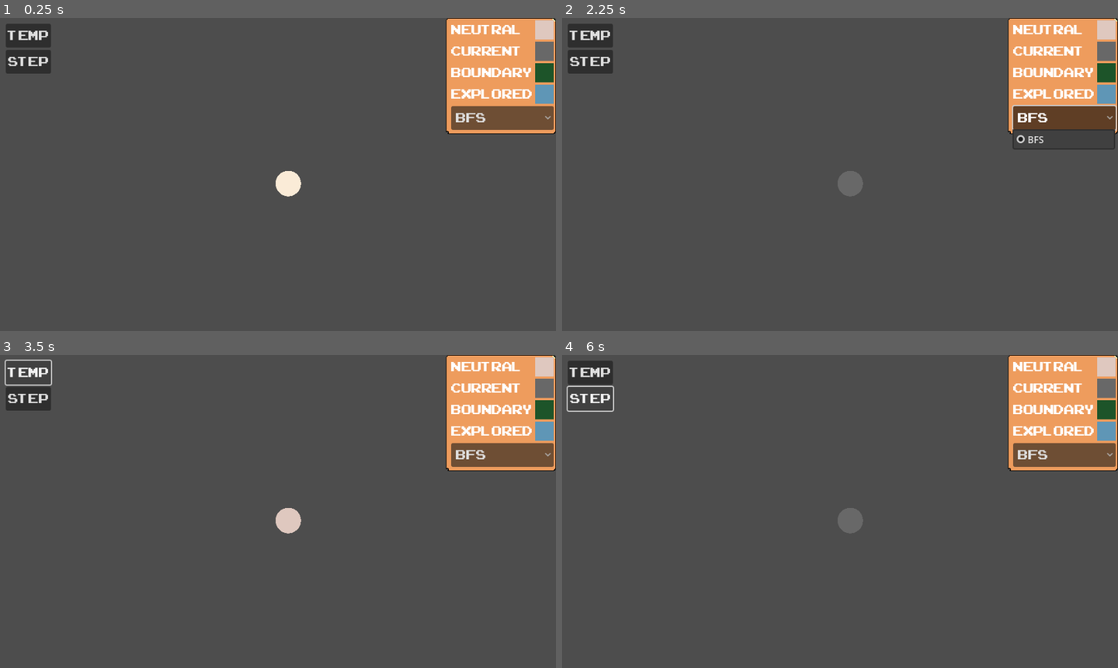
Above: before the commit, frames 1-4 (two rows, left to right).
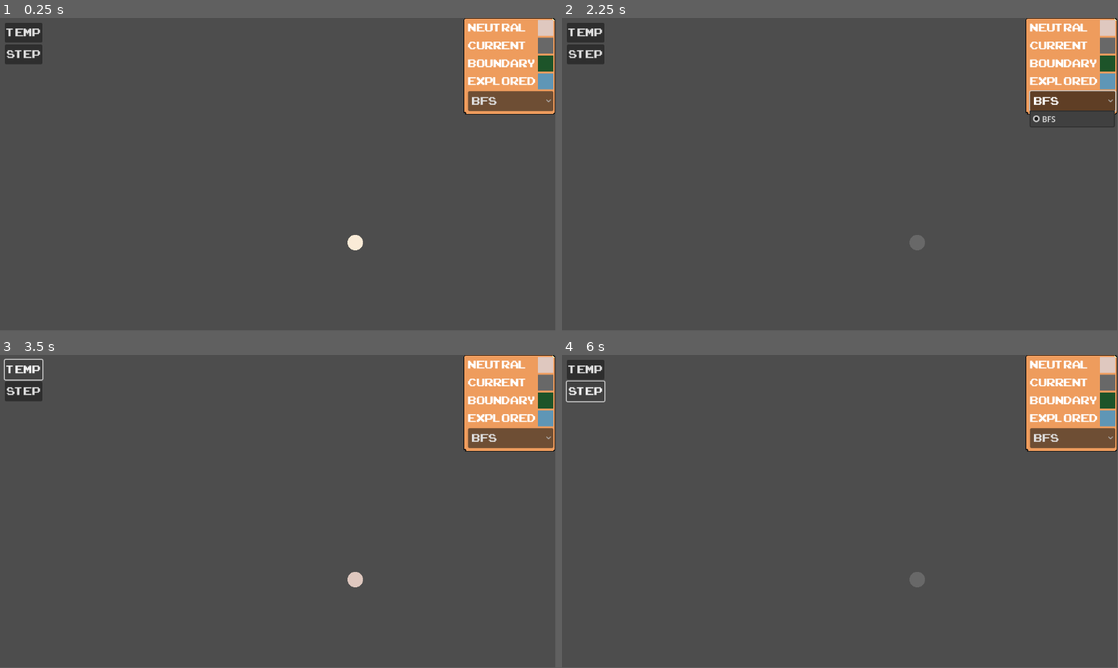
Above: after the commit, the same moments.

Repository: OliverVoogd/GraphBuilder
Game: Godot game, scene res://main_window.tscn
The game is run twice, just before and just after one commit, with the same random seed, the same clock (stepped at 60 frames per second) and the same inputs.
Inputs:
- Up to frame 1 (0.25 s): no input
- Up to frame 2 (2.25 s): click "TEMP" at 0.5 s; click "Step" at 1.25 s; click "BFS" at 2 s
- Up to frame 3 (3.5 s): click "TEMP" at 2.75 s
- Up to frame 4 (6 s): click "Step" at 3.5 s; click "BFS" at 4.25 s; click "TEMP" at 5 s; click "Step" at 5.75 s
The window is 800x450 before the commit and 799x449 after it. Grey fills any space a smaller window leaves; there, only what the larger window draws over its background counts as a difference.

The runs differ from the first frame. In frame 1, 6.3% of the frame differs, in the area x 0-100%, y 0-75%; in frame 2, 6.2%; in frame 3, 6.3%; in frame 4, 6.1%.

Commit message:
added colour picker for options menu, adjusted zoom and resize on window

Diff:
--- a/Graph/Edge.tscn
+++ b/Graph/Edge.tscn
@@ -4,6 +4,6 @@
 
 [node name="Edge" type="Line2D"]
 z_index = -5
-width = 20.0
+width = 4.0
 default_color = Color(0, 0.364706, 0.917647, 1)
 script = ExtResource("1_ax7mv")
--- a/Graph/GNode.tscn
+++ b/Graph/GNode.tscn
@@ -3,11 +3,11 @@
 [ext_resource type="Script" path="res://Graph/GNode.gd" id="1_d305o"]
 
 [sub_resource type="CircleShape2D" id="CircleShape2D_ncjd3"]
-radius = 200.0
+radius = 16.0
 
 [node name="GNode" type="Node2D"]
 script = ExtResource("1_d305o")
-radius = 200.0
+radius = 16.0
 
 [node name="Area2D" type="Area2D" parent="."]
 collision_layer = 2
--- a/main_window.tscn
+++ b/main_window.tscn
@@ -2,7 +2,7 @@
 
 [ext_resource type="Script" path="res://main_window.gd" id="1_ktm31"]
 [ext_resource type="Script" path="res://Graph/Graph.gd" id="2_1mehc"]
-[ext_resource type="PackedScene" uid="uid://d1n5d3w0ntk22" path="res://ui/options_menu.tscn" id="3_absgt"]
+[ext_resource type="PackedScene" uid="uid://d1n5d3w0ntk22" path="res://ui/options_menu/options_menu.tscn" id="3_absgt"]
 [ext_resource type="Theme" uid="uid://ds50bdi3l4kfk" path="res://ui/graphapptheme.tres" id="3_mt68v"]
 [ext_resource type="PackedScene" uid="uid://br8odp5wrtu6x" path="res://Graph/GNode.tscn" id="4_skrk1"]
 [ext_resource type="Script" path="res://Graph/Algorithms/BFS.gd" id="4_wfiq6"]
@@ -16,7 +16,6 @@
 current_algorithm = SubResource("Resource_f6ipu")
 
 [node name="Camera2D" type="Camera2D" parent="."]
-zoom = Vector2(0.11, 0.11)
 
 [node name="CanvasLayer" type="CanvasLayer" parent="."]
 
--- a/project.godot
+++ b/project.godot
@@ -14,12 +14,6 @@
 run/main_scene="res://main_window.tscn"
 config/features=PackedStringArray("4.2", "GL Compatibility")
 config/icon="res://icon.svg"
-
-[display]
-
-window/size/viewport_width=960
-window/size/viewport_height=540
-window/stretch/mode="viewport"
 
 [dotnet]
 
--- a/ui/colour_select.gd
+++ /dev/null
@@ -1,18 +0,0 @@
-extends ColorRect
-
-var mouse_within := false
-
-func _ready() -> void:
-	gui_input.connect(on_gui_input)
-	mouse_entered.connect(on_mouse_entered)
-	mouse_exited.connect(on_mouse_exited)
-
-func on_gui_input(event: InputEvent) -> void:
-	if (event.is_action_pressed("left_mouse") and mouse_within):
-		# bring up the colour picker!
-		print_debug("mouse clicked colour picker")
-
-func on_mouse_entered() -> void:
-	mouse_within = true
-func on_mouse_exited() -> void:
-	mouse_within = false
--- a/ui/graphapptheme.tres
+++ b/ui/graphapptheme.tres
@@ -9,3 +9,6 @@
 Label/fonts/font = ExtResource("1_cxskw")
 OptionButton/font_sizes/font_size = 32
 OptionButton/fonts/font = ExtResource("1_cxskw")
+TabBar/fonts/font = ExtResource("1_cxskw")
+Tree/fonts/font = ExtResource("1_cxskw")
+Tree/fonts/title_button_font = ExtResource("1_cxskw")
--- a/ui/options_menu.gd
+++ /dev/null
@@ -1,25 +0,0 @@
-class_name OptionsMenu
-extends Control
-
-signal algorithm_changed
-@export var algorithms: Array[Algorithm]
-@onready var algorithm_option_button := $VBoxContainer/AlgorithmOption
-
-func _ready() -> void:
-	algorithm_option_button.clear()
-	for algo in algorithms:
-		algorithm_option_button.add_item(algo.algorithm_name)
-
-func getNeutralColorRect() -> ColorRect:
-	return $VBoxContainer/GridContainer/crRectNeutral
-func getCurrentColorRect() -> ColorRect:
-	return $VBoxContainer/GridContainer/crRectCurrent
-func getBoundaryColorRect() -> ColorRect:
-	return $VBoxContainer/GridContainer/crRectBoundary
-func getExploredColorRect() -> ColorRect:
-	return $VBoxContainer/GridContainer/crRectExplored
-
-
-func _on_algorithm_option_item_selected(index: int) -> void:
-	#algorithm_changed.emit(algorithms[index])
-	pass
--- /dev/null
+++ b/ui/options_menu/colour_rect_picker.gd
@@ -0,0 +1,23 @@
+extends ColorPicker
+
+var currentRect: ColorRect
+
+# Called when the node enters the scene tree for the first time.
+func _ready() -> void:
+	color_changed.connect(on_colour_changed)
+
+
+func on_colour_changed(color: Color):
+	if currentRect:
+		currentRect.color = color
+
+func _process(delta: float) -> void:
+	if visible and not Rect2(Vector2(), size).has_point(get_local_mouse_position()):
+		visible = false
+
+
+func make_visible(rect: ColorRect):
+	visible = true
+	set_global_position(get_global_mouse_position() - Vector2(size.x, 0.0) + Vector2(5.0, -5.0))
+	color = rect.color
+	currentRect = rect
--- /dev/null
+++ b/ui/options_menu/colour_select.gd
@@ -0,0 +1,14 @@
+extends ColorRect
+
+var mouse_within := false
+
+signal colour_rect_clicked(colour_rect)
+
+func _ready() -> void:
+	gui_input.connect(on_gui_input)
+
+func on_gui_input(event: InputEvent) -> void:
+	if (event.is_action_pressed("left_mouse")):
+		# bring up the colour picker!
+		colour_rect_clicked.emit(self)
+#
--- /dev/null
+++ b/ui/options_menu/options_menu.gd
@@ -0,0 +1,35 @@
+class_name OptionsMenu
+extends Control
+
+signal algorithm_changed
+@export var algorithms: Array[Algorithm]
+@onready var algorithm_option_button := $VBoxContainer/AlgorithmOption
+
+@onready var picker := $ColorPicker
+
+func _ready() -> void:
+	algorithm_option_button.clear()
+	for algo in algorithms:
+		algorithm_option_button.add_item(algo.algorithm_name)
+
+	# add the colour rect signals
+	getNeutralColorRect().colour_rect_clicked.connect(on_colour_rect_clicked)
+	getCurrentColorRect().colour_rect_clicked.connect(on_colour_rect_clicked)
+	getBoundaryColorRect().colour_rect_clicked.connect(on_colour_rect_clicked)
+	getExploredColorRect().colour_rect_clicked.connect(on_colour_rect_clicked)
+
+func on_colour_rect_clicked(rect: ColorRect):
+	picker.make_visible(rect)
+
+func _on_algorithm_option_item_selected(index: int) -> void:
+	#algorithm_changed.emit(algorithms[index])
+	pass
+
+func getNeutralColorRect():
+	return $VBoxContainer/GridContainer/crRectNeutral
+func getCurrentColorRect():
+	return $VBoxContainer/GridContainer/crRectCurrent
+func getBoundaryColorRect():
+	return $VBoxContainer/GridContainer/crRectBoundary
+func getExploredColorRect():
+	return $VBoxContainer/GridContainer/crRectExplored
--- a/ui/options_menu.tscn
+++ b/ui/options_menu/options_menu.tscn
@@ -1,10 +1,11 @@
-[gd_scene load_steps=6 format=3 uid="uid://d1n5d3w0ntk22"]
+[gd_scene load_steps=7 format=3 uid="uid://d1n5d3w0ntk22"]
 
-[ext_resource type="Script" path="res://ui/colour_select.gd" id="1_s51qk"]
-[ext_resource type="Script" path="res://ui/options_menu.gd" id="1_xyouh"]
+[ext_resource type="Script" path="res://ui/options_menu/colour_select.gd" id="1_s51qk"]
+[ext_resource type="Script" path="res://ui/options_menu/options_menu.gd" id="1_xyouh"]
 [ext_resource type="Resource" uid="uid://35np0u1xed7a" path="res://Graph/Algorithms/BFS.tres" id="2_mhvid"]
 [ext_resource type="Texture2D" uid="uid://bj1nx53ium04c" path="res://hexels/optionsmenu.png" id="3_8jlu4"]
 [ext_resource type="Theme" uid="uid://ds50bdi3l4kfk" path="res://ui/graphapptheme.tres" id="4_4nafr"]
+[ext_resource type="Script" path="res://ui/options_menu/colour_rect_picker.gd" id="6_x4k7g"]
 
 [node name="OptionsMenu" type="Control"]
 layout_mode = 3
@@ -12,6 +13,7 @@
 anchor_left = 1.0
 anchor_right = 1.0
 grow_horizontal = 0
+theme = ExtResource("4_4nafr")
 script = ExtResource("1_xyouh")
 algorithms = Array[Resource("res://Graph/Algorithms/algorithm.gd")]([ExtResource("2_mhvid")])
 
@@ -100,4 +102,21 @@
 popup/item_0/text = "TEST"
 popup/item_0/id = 0
 
+[node name="ColorPicker" type="ColorPicker" parent="."]
+visible = false
+layout_mode = 1
+anchors_preset = 1
+anchor_left = 1.0
+anchor_right = 1.0
+offset_left = -632.0
+offset_top = 2.0
+offset_right = -334.0
+offset_bottom = 648.0
+grow_horizontal = 0
+sampler_visible = false
+color_modes_visible = false
+hex_visible = false
+presets_visible = false
+script = ExtResource("6_x4k7g")
+
 [connection signal="item_selected" from="VBoxContainer/AlgorithmOption" to="." method="_on_algorithm_option_item_selected"]
